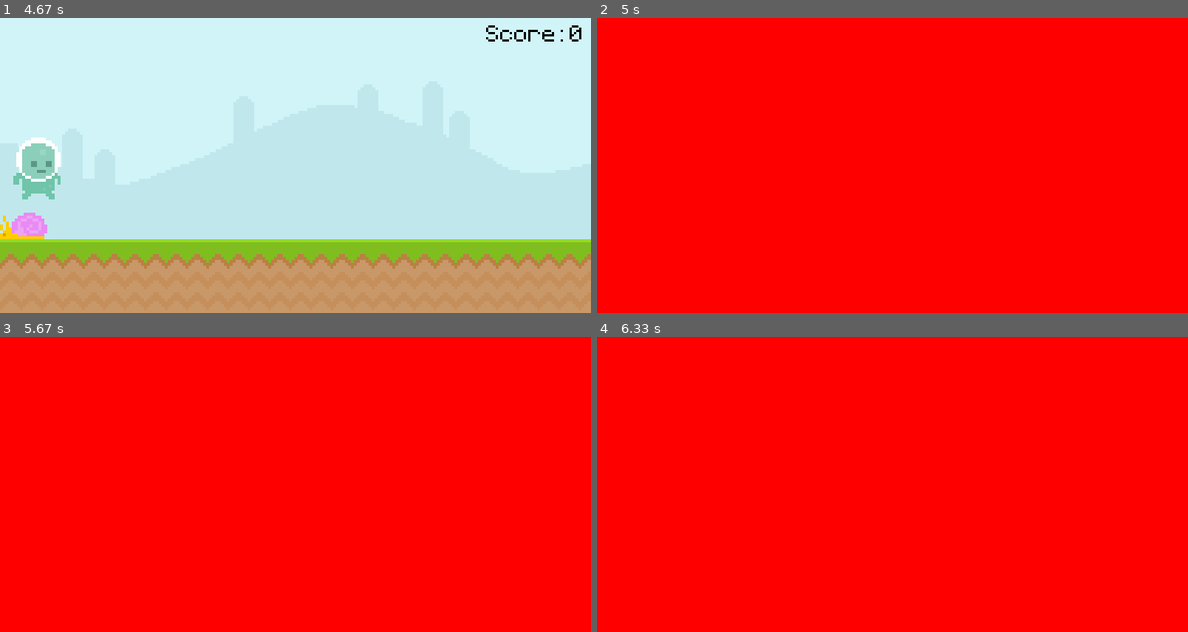
Above: before the commit, frames 1-4 (two rows, left to right).
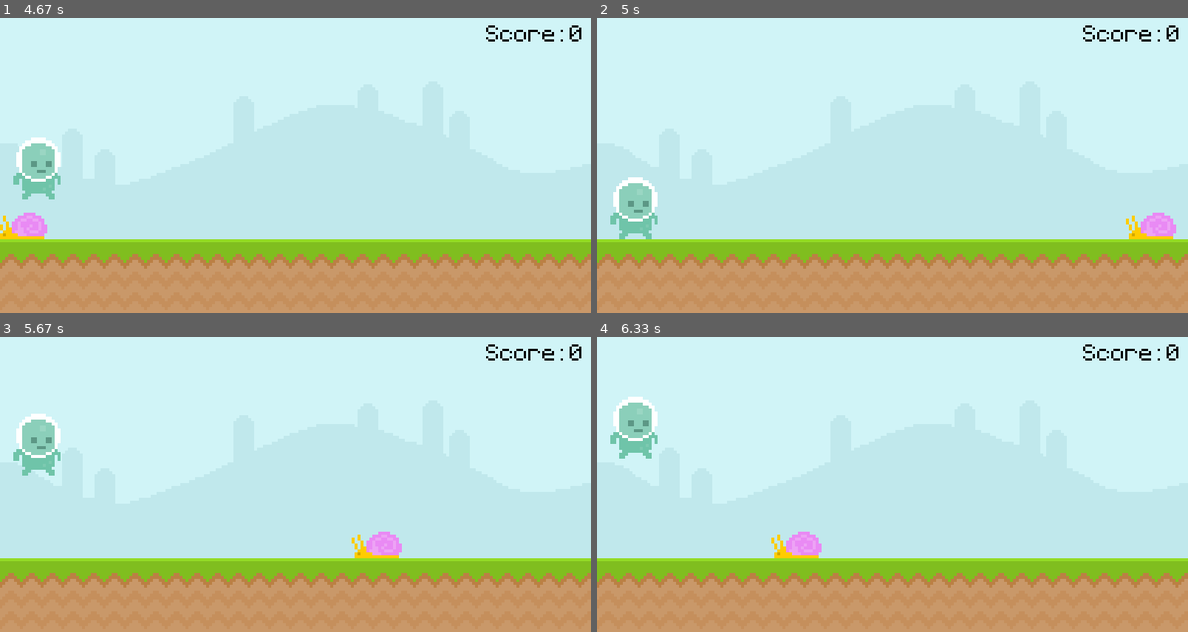
Above: after the commit, the same moments.

Repository: Zain-Khoso/pygame-runner
Game: pygame game, started from main.py
Same seed, same stepped clock (60 frames per second), same inputs: the game is played once before the commit and once after it.
Inputs (mouse positions are in pixels of both pictures, inside the frame that each line leads up to):
- Up to frame 1 (4.67 s): tap Space at 0.33, 1.07, 1.37, 2.23, 2.53, 3.3, 4.07, 4.47 s; click (35, 71) at 0.72 s; click (35, 206) at 1.88 s
- Up to frame 2 (5 s): tap Space at 4.77 s
- Up to frame 3 (5.67 s): tap Space at 5.13, 5.53 s
- Up to frame 4 (6.33 s): tap Space at 5.83 s

Frame 1 is identical in both runs. In frame 2, 100% of the frame differs, in the area x 0-100%, y 0-100%; in frame 3, 100%; in frame 4, 100%.

Commit message:
update: Game restart logic

Diff:
--- a/main.py
+++ b/main.py
@@ -27,13 +27,17 @@
             pygame.quit()
             exit()
 
-        if event.type == pygame.MOUSEBUTTONDOWN:
-            if player_rect.collidepoint(event.pos) and player_rect.bottom == 300:
-                player_gravity = -20
+        if game_active:
+            if event.type == pygame.MOUSEBUTTONDOWN:
+                if player_rect.collidepoint(event.pos) and player_rect.bottom == 300:
+                    player_gravity = -20
 
-        if event.type == pygame.KEYDOWN:
-            if event.key == pygame.K_SPACE and player_rect.bottom == 300:
-                player_gravity = -20
+            if event.type == pygame.KEYDOWN:
+                if event.key == pygame.K_SPACE and player_rect.bottom == 300:
+                    player_gravity = -20
+        else:
+            if event.type == pygame.MOUSEBUTTONDOWN or event.type == pygame.KEYDOWN:
+                game_active = True
 
     if game_active:
         screen.blit(sky_surf, (0, 0))
@@ -55,6 +59,7 @@
 
         if player_rect.colliderect(snail_rect):
             game_active = False
+            snail_rect.left = 800
     else:
         screen.fill("Red")
 
